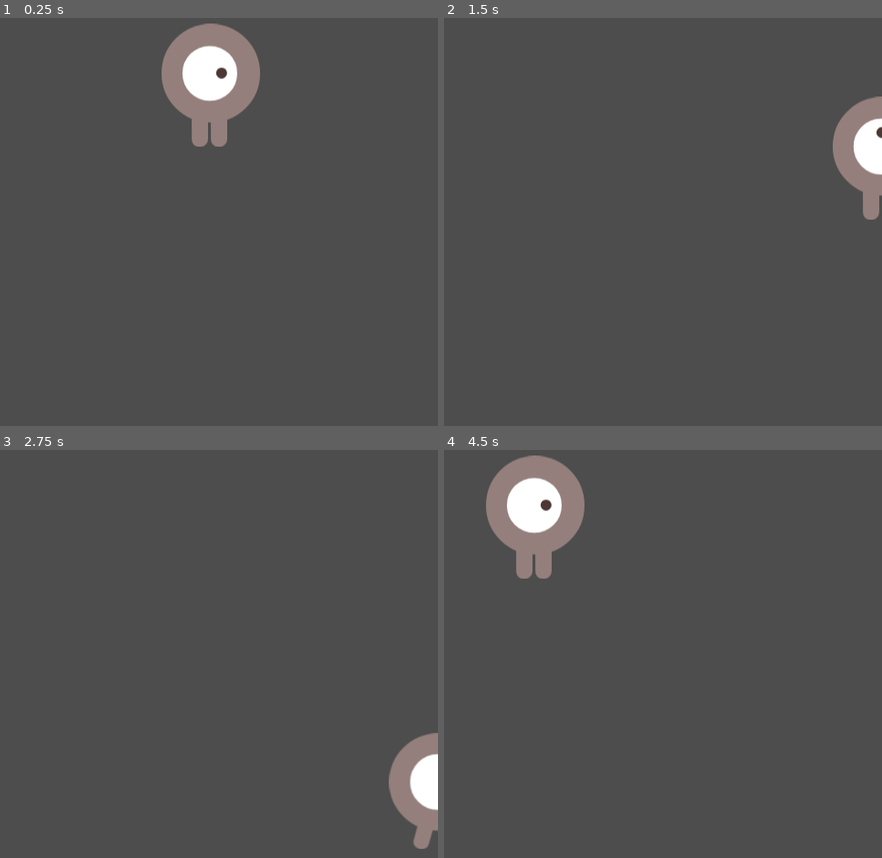
Above: before the commit, frames 1-4 (two rows, left to right).
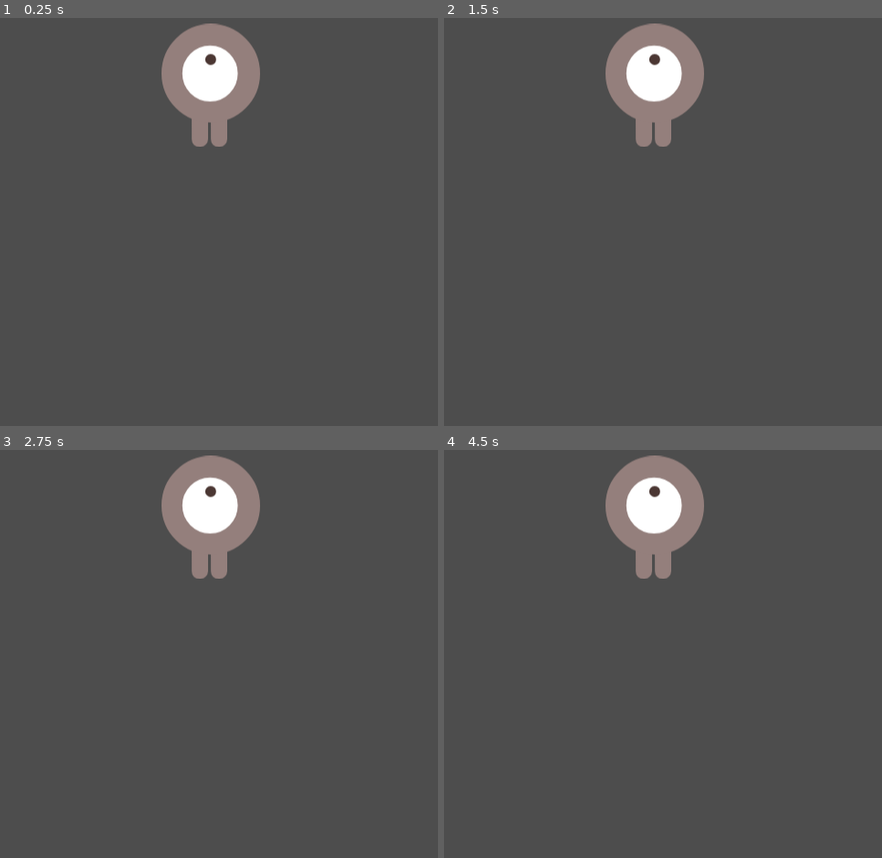
Above: after the commit, the same moments.

Repository: lizarbe513/Primer-juego-en-godot
Game: Godot game, scene res://node_2d.tscn
Two runs of this game, one before a commit and one after it. Both use one fixed random seed, a clock stepped at 60 frames per second and the inputs below. The project has no main scene, so this scene is started directly.
Inputs:
- Up to frame 1 (0.25 s): no input
- Up to frame 2 (1.5 s): tap Enter at 0.5 s; hold Right (ui_right) 0.53-1.28 s; hold Down (ui_down) from 1.28 s (still down)
- Up to frame 3 (2.75 s): release Down (ui_down) at 2.03 s; hold Right (ui_right) from 2.03 s (still down)
- Up to frame 4 (4.5 s): release Right (ui_right) at 2.78 s; hold Up (ui_up) 2.78-3.53 s; hold Left (ui_left) from 3.53 s (still down)

The runs differ from the first frame. In frame 1, 0.2% of the frame differs, in the area x 42-55%, y 6-21%; in frame 2, 7.1%; in frame 3, 7.0%; in frame 4, 9.5%, in the area x 9-60%, y 1-32%.

Commit message:
Cambio en la animacion
Ahora el personaje se voltea segun la direccion en que camine.

Diff:
--- a/node_2d.tscn
+++ b/node_2d.tscn
@@ -44,7 +44,9 @@
 
 [node name="AnimatedSprite2D" type="AnimatedSprite2D" parent="Player"]
 sprite_frames = SubResource("SpriteFrames_vijjk")
-animation = &"caminar"
+animation = &"arriba"
 
 [node name="CollisionShape2D" type="CollisionShape2D" parent="Player"]
 shape = SubResource("CapsuleShape2D_ivihq")
+
+[connection signal="body_entered" from="Player" to="Player" method="_on_body_entered"]
--- a/player.gd
+++ b/player.gd
@@ -1,32 +1,42 @@
 extends Area2D
 @export var speed = 400
 var screen_size
-var tipo_movimiento = ""
+signal hit
 func _ready():
 	screen_size = get_viewport_rect().size
+	#hide()
 
 func _process(delta):
 	var velocity = Vector2.ZERO
-	if Input.is_action_pressed("ui_up"):
+	if Input.is_action_pressed("move_up"):
 		velocity.y -= 1
-		tipo_movimiento = "vertical"
-	if Input.is_action_pressed("ui_down"):
+	if Input.is_action_pressed("move_down"):
 		velocity.y += 1
-		tipo_movimiento = "vertical"
-	if Input.is_action_pressed("ui_left"):
+	if Input.is_action_pressed("move_left"):
 		velocity.x -= 1
-		tipo_movimiento = "horizontal"
-	if Input.is_action_pressed("ui_right"):
+	if Input.is_action_pressed("move_right"):
 		velocity.x += 1
-		tipo_movimiento = "horizontal"
 
 	if velocity.length()>0:
 		velocity = velocity.normalized() * speed
-		if tipo_movimiento == "vertical":
+		if velocity.x != 0:
+			$AnimatedSprite2D.play("caminar")
+			$AnimatedSprite2D.flip_v = false
+			$AnimatedSprite2D.flip_h = velocity.x < 0
+		elif velocity.y != 0:
 			$AnimatedSprite2D.play("arriba")
-		else:
-			$AnimatedSprite2D.play("caminar")
+			$AnimatedSprite2D.flip_v = velocity.y > 0
 	else:
 		$AnimatedSprite2D.stop()
 	position += velocity*delta
 	position = position.clamp(Vector2.ZERO, screen_size)
+
+func _on_body_entered(body):
+	hide()
+	hit.emit()
+	$CollisionShape2D.set_deferred("disabled", true)
+
+func star(pos):
+	position = pos
+	show()
+	$CollisionShape2D.disabled = false
--- a/project.godot
+++ b/project.godot
@@ -19,6 +19,29 @@
 window/size/viewport_width=480
 window/size/viewport_height=720
 
+[input]
+
+move_up={
+"deadzone": 0.5,
+"events": [Object(InputEventKey,"resource_local_to_scene":false,"resource_name":"","device":-1,"window_id":0,"alt_pressed":false,"shift_pressed":false,"ctrl_pressed":false,"meta_pressed":false,"pressed":false,"keycode":0,"physical_keycode":87,"key_label":0,"unicode":119,"location":0,"echo":false,"script":null)
+]
+}
+move_down={
+"deadzone": 0.5,
+"events": [Object(InputEventKey,"resource_local_to_scene":false,"resource_name":"","device":-1,"window_id":0,"alt_pressed":false,"shift_pressed":false,"ctrl_pressed":false,"meta_pressed":false,"pressed":false,"keycode":0,"physical_keycode":83,"key_label":0,"unicode":115,"location":0,"echo":false,"script":null)
+]
+}
+move_left={
+"deadzone": 0.5,
+"events": [Object(InputEventKey,"resource_local_to_scene":false,"resource_name":"","device":-1,"window_id":0,"alt_pressed":false,"shift_pressed":false,"ctrl_pressed":false,"meta_pressed":false,"pressed":false,"keycode":0,"physical_keycode":65,"key_label":0,"unicode":97,"location":0,"echo":false,"script":null)
+]
+}
+move_right={
+"deadzone": 0.5,
+"events": [Object(InputEventKey,"resource_local_to_scene":false,"resource_name":"","device":-1,"window_id":0,"alt_pressed":false,"shift_pressed":false,"ctrl_pressed":false,"meta_pressed":false,"pressed":false,"keycode":0,"physical_keycode":68,"key_label":0,"unicode":100,"location":0,"echo":false,"script":null)
+]
+}
+
 [rendering]
 
 renderer/rendering_method="gl_compatibility"
